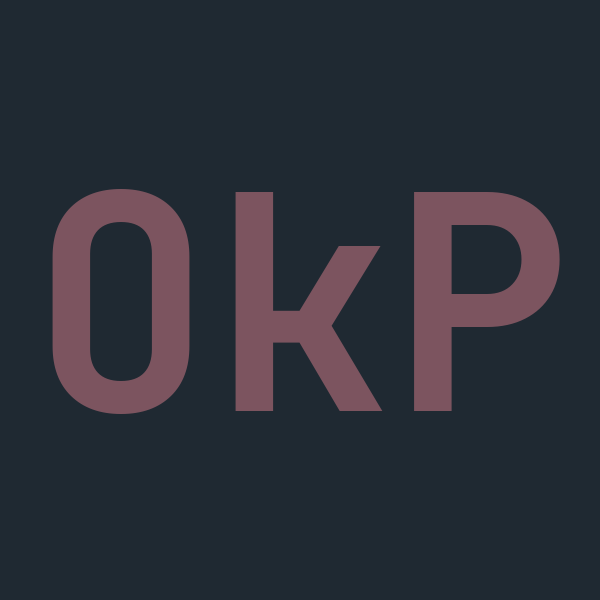
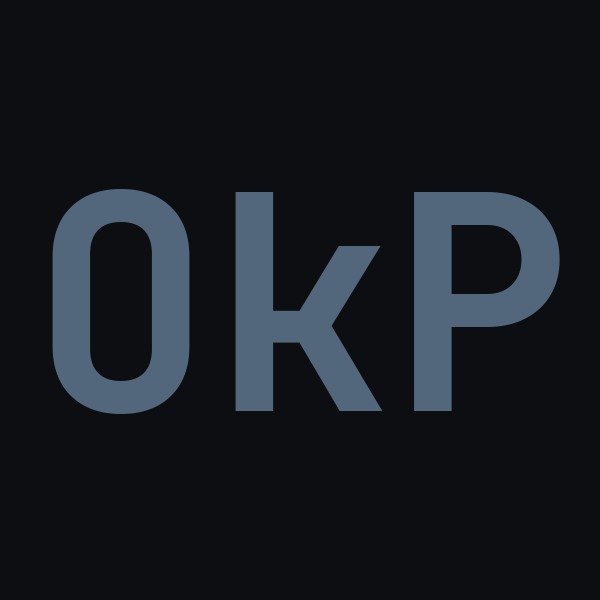
Revision of a layered 600×600 image; what changed, layer by layer:
painted on "OkP" over [52, 189, 560, 414]
painted on "foreground" over [0, 0, 600, 600]